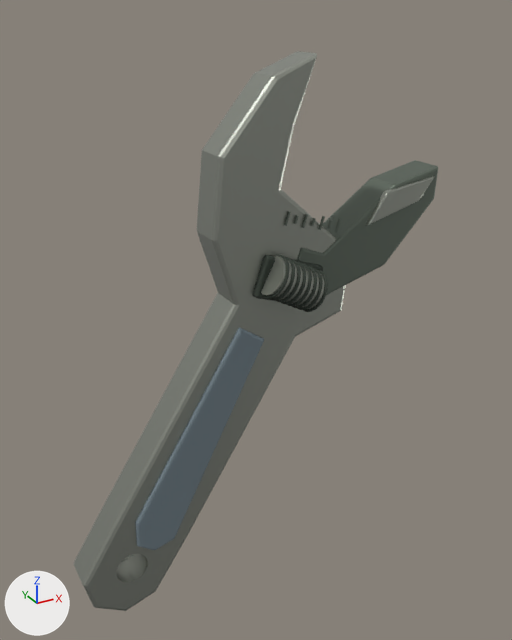
The glTF model public/assets/items/plant-spanner.glb: old version first, new version second.
One viewpoint serves both versions: a camera (50 mm lens) standing at (-0.97, -1.96, 1.12) and looking at (0.1, -0.02, 0.15). Lighting does not change. The marker at lower left points along +X, +Y and +Z. The first picture is the older version. Where no turn or scale is listed for an object, it has been applied to the vertices. Vertices at exactly the same position are counted once.
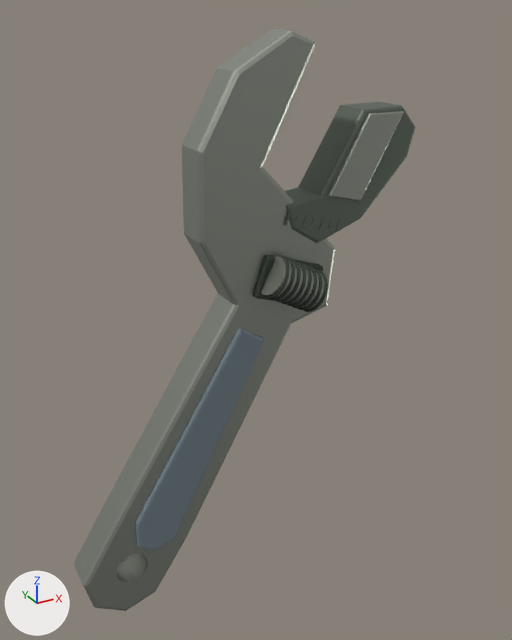
What the commit changed:
me_mesh_0 is used by ob_mesh_0; location (0.0, 0.0, 0.0).
me_mesh_0 had 336 vertices, 672 faces and spanned x -0.59..0.45, y -0.07..0.07, z -0.85..1.0.
me_mesh_0 now has 336 vertices, 672 faces and spans x -0.59..0.39, y -0.07..0.07, z -0.85..1.06.
me_mesh_0 part 1: 62 of 336 vertices moved; they spanned x -0.47..0.45, y -0.07..0.07, z -0.65..1.0 and now span x -0.47..0.39, y -0.07..0.07, z -0.65..1.06; mean shift (-0.05, 0.0, 0.05); largest move (0.15, 0.07, 0.6) -> (-0.47, 0.07, -0.65).
me_mesh_3 is used by ob_mesh_3; location (0.0, -0.005, 0.0).
me_mesh_3 had 48 vertices, 92 faces and spanned x 0.187..0.807, y -0.071..0.071, z 0.203..0.612.
me_mesh_3 now has 54 vertices, 104 faces and spans x 0.179..0.686, y -0.071..0.071, z 0.403..0.828.
me_mesh_3 part 2: the whole mesh is rebuilt.
me_mesh_4 is used by ob_mesh_4; location (0.0, -0.076, 0.0).
me_mesh_4 had 24 vertices, 44 faces and spanned x 0.498..0.78, y -0.012..0.012, z 0.444..0.581.
me_mesh_4 now has 24 vertices, 44 faces and spans x 0.334..0.619, y -0.012..0.012, z 0.532..0.813.
me_mesh_4 part 3: 24 of 24 vertices moved; they spanned x 0.498..0.78, y -0.012..0.012, z 0.444..0.581 and now span x 0.334..0.619, y -0.012..0.012, z 0.532..0.813; mean shift (-0.169, 0.0, 0.161).

What differs and where, as boxes (x1, y1, x2, y2) in the pictures (512 x 640 px; the box of a moved part takes in the faces that stretch with it):
'Mesh_0', reshaped: before (74, 51, 345, 611); after (74, 29, 335, 611)
'Mesh_3', reshaped (8% narrower): before (297, 160, 438, 295); after (285, 102, 415, 243)
'Mesh_4', reshaped (11% wider, 82% taller): before (366, 176, 435, 225); after (327, 111, 404, 201)
part 1 of me_mesh_0, moved or reshaped: before (187, 51, 345, 534); after (182, 30, 335, 534)
